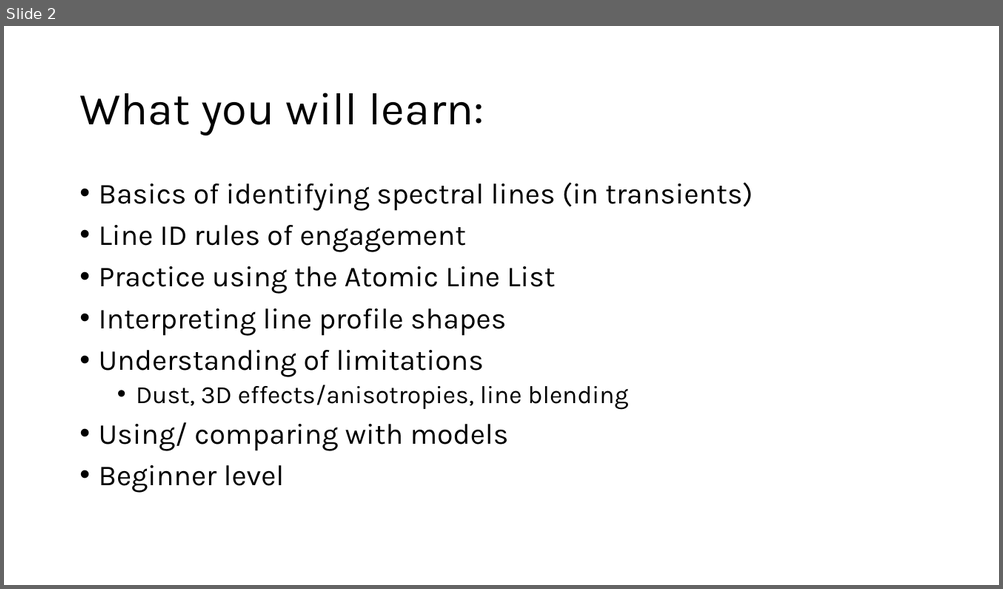
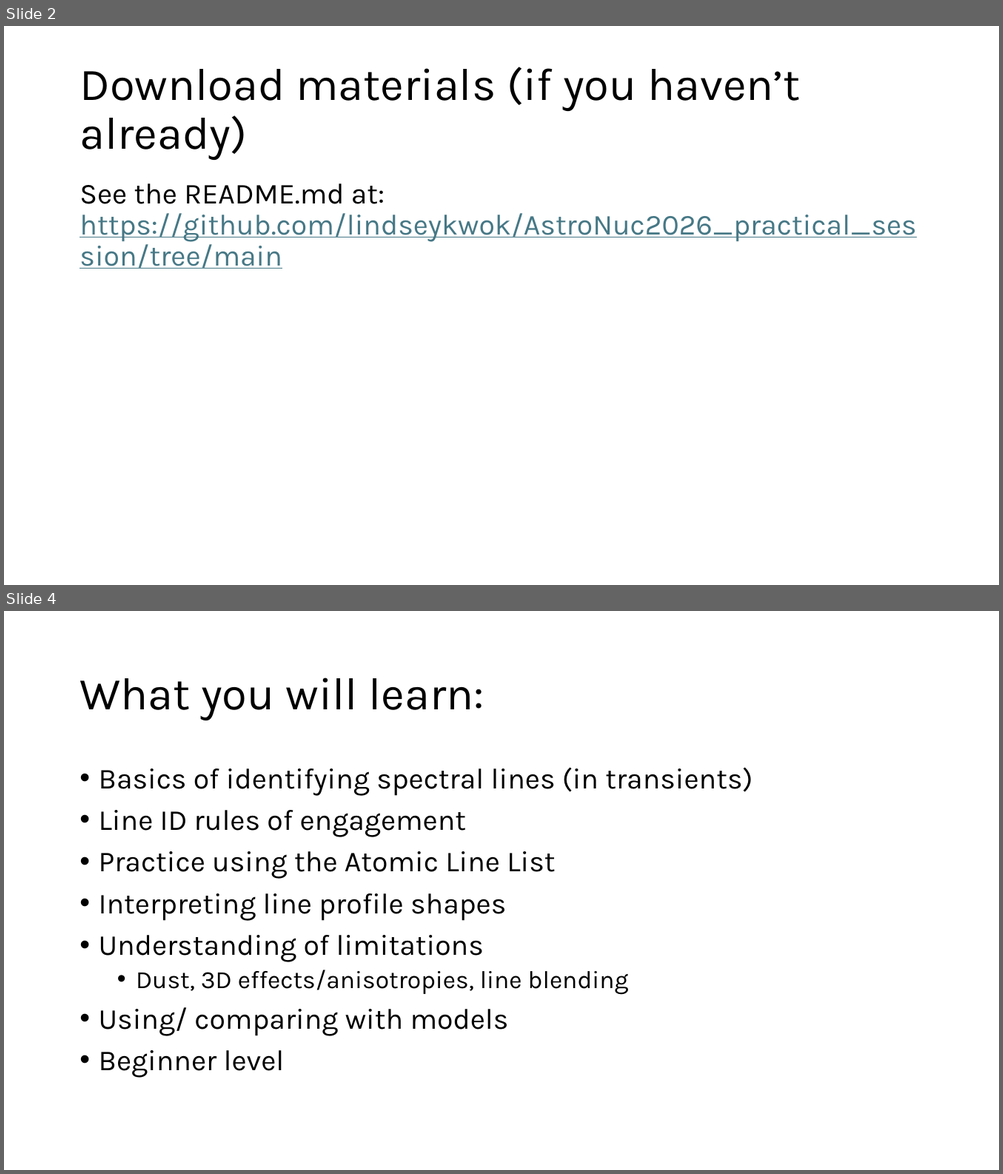
Before and after one commit to lindseykwok/AstroNuc2026_practical_session, a slide deck: practical_session_slides.pptx. Shown one above the other, each under a label of ours: slide 2 before the commit, slides 2 and 4 after it; the slides between them are not shown. The pictures are 1003x589 and 1003x1174 pixels, drawn with LibreOffice and Linux fonts; fonts in the diff are those of the drawing. Boxes give left, top, right and bottom in pixels: in the first picture for what was removed or moved away, otherwise in the second. Text is boxed around its words. In the diff, an @@ line names an element or a change of style, - is before the commit and + after.

```diff
--- a/practical_session_slides.pptx
+++ b/practical_session_slides.pptx
@@ slide 2 added at [4,26,999,585], background #FFFFFF @@
@@ title added at [79,67,800,160], 44 pt, text #000000 @@
+Download materials (if you haven’t already)
@@ text added at [79,184,916,269], 28 pt, text #467886, underline @@
+See the README.md at: https://github.com/lindseykwok/AstroNuc2026_practical_session/tree/main
@@ what was slide 2 is now slide 4 @@
```
Also in this commit, not shown: 2 slides changed, 5 other slides added, 1 slide removed, 2 other files.
